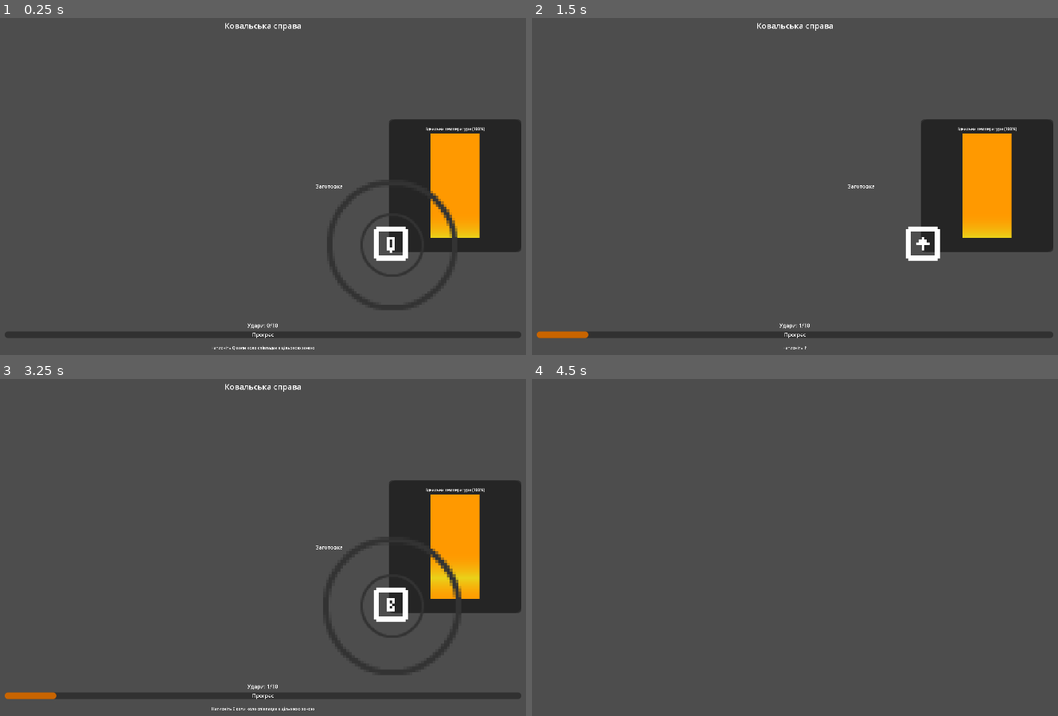
Above: before the commit, frames 1-4 (two rows, left to right).
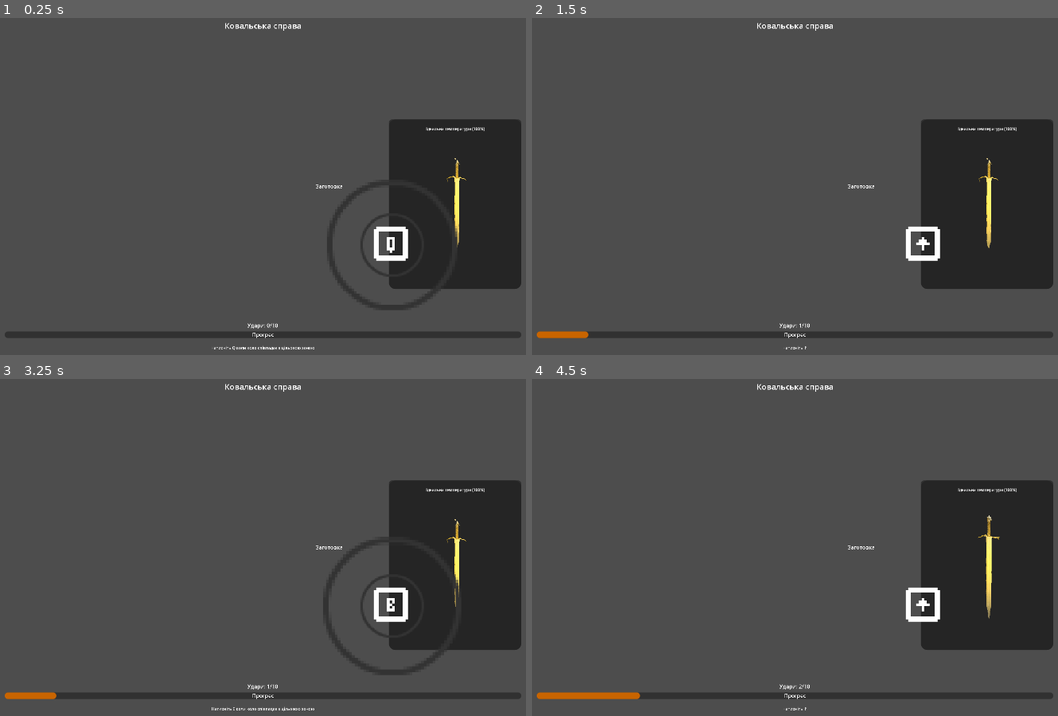
Above: after the commit, the same moments.

Repository: furmonenko/smithy
Game: Godot game, scene res://mini games/anvil_mini_game.tscn
Two runs of this game, one before a commit and one after it. Both use one fixed random seed, a clock stepped at 60 frames per second and the inputs below. This scene is started directly instead of the project's main scene.
Inputs (mouse positions are in pixels of both pictures, inside the frame that each line leads up to):
- Up to frame 1 (0.25 s): no input
- Up to frame 2 (1.5 s): tap Enter at 0.5 s; move the mouse to (937, 166) at 0.52 s; hold D (move_right) 0.53-1.28 s; hold A (hit_button_a) 0.53-1.28 s; click (937, 166) at 0.67 s; tap B (hit_button_b) at 0.8, 1.35 s; move the mouse to (668, 203) at 1.27 s; hold S (move_down) from 1.28 s (still down)
- Up to frame 3 (3.25 s): tap A (hit_button_a) at 1.55, 3.05 s; tap Space at 2 s; move the mouse to (326, 466) at 2.02 s; release S (move_down) at 2.03 s; hold D (move_right) 2.03-2.78 s; hold A (hit_button_a) 2.03-2.78 s; tap B (hit_button_b) at 2.3, 2.85 s; tap Enter at 2.75 s; move the mouse to (231, 618) at 2.77 s; hold W (move_up) from 2.78 s (still down); click (231, 618) at 2.92 s
- Up to frame 4 (4.5 s): move the mouse to (984, 601) at 3.52 s; release W (move_up) at 3.53 s; hold E (hit_button_x) 3.53-4.28 s; hold Left (ui_left) from 3.53 s (still down); tap B (hit_button_b) at 3.8 s; tap Escape (ui_cancel) at 4.15 s; move the mouse to (605, 493) at 4.27 s; tap Y (hit_button_y) at 4.35 s

The runs differ from the first frame. In frame 1, 5.2% of the frame differs, in the area x 73-100%, y 34-81%; in frame 2, 5.6%; in frame 3, 5.2%; in frame 4, 15%, in the area x 0-100%, y 1-99%.

Commit message:
texture heat

Diff:
--- a/main.tscn
+++ b/main.tscn
@@ -28,13 +28,13 @@
 
 [node name="Bugle" parent="." instance=ExtResource("3_yob46")]
 position = Vector2(994, 553)
-scale = Vector2(0.151601, 0.151601)
+scale = Vector2(0.117718, 0.117718)
 collision_layer = 2
 layer = 2
 
 [node name="Bugle2" parent="." instance=ExtResource("3_yob46")]
 position = Vector2(1275, 551)
-scale = Vector2(0.134382, 0.134382)
+scale = Vector2(0.104213, 0.104213)
 collision_layer = 2
 layer = 2
 
@@ -71,7 +71,7 @@
 
 [node name="StaticBody2D" type="StaticBody2D" parent="."]
 position = Vector2(-489, 633)
-scale = Vector2(0.0877954, 0.0877954)
+scale = Vector2(0.0716849, 0.0716849)
 collision_layer = 512
 collision_mask = 0
 metadata/_edit_group_ = true
--- a/mini games/anvil_mini_game.gd
+++ b/mini games/anvil_mini_game.gd
@@ -52,10 +52,71 @@
 var starting_shringing_circe_scale: Vector2
 var starting_target_ring_scale: Vector2
 
+# Поточний етап кування для шейдера
+var current_forge_stage: int = 0
+
 # Таймери
 var ring_timer: Timer
 var direction_timer: Timer
 var flip_timer: Timer
+
+# Налаштування кування меча для шейдера
+var forging_stages = [
+	{
+		"name": "Початкова заготовка",
+		"forge_progress": 0.0,
+		"initial_deform": Vector2(0.6, 0.6), # більше стискання для явної деформації
+		"impact_radius": 0.5,
+		"bulge_strength": 0.35, # збільшена сила випучування
+		"noise_influence": 0.4, # збільшена нерівність поверхні
+		"description": "Холодна заготовка металу"
+	},
+	{
+		"name": "Початок розковування",
+		"forge_progress": 0.2,
+		"initial_deform": Vector2(0.6, 0.6),
+		"impact_radius": 0.45,
+		"bulge_strength": 0.3,
+		"noise_influence": 0.35,
+		"description": "Початкове формування заготовки"
+	},
+	{
+		"name": "Формування стержня",
+		"forge_progress": 0.4,
+		"initial_deform": Vector2(0.6, 0.6),
+		"impact_radius": 0.4,
+		"bulge_strength": 0.25,
+		"noise_influence": 0.3,
+		"description": "Подовження центральної частини"
+	},
+	{
+		"name": "Початок формування леза",
+		"forge_progress": 0.6,
+		"initial_deform": Vector2(0.6, 0.6),
+		"impact_radius": 0.35,
+		"bulge_strength": 0.2,
+		"noise_influence": 0.2,
+		"description": "Загальна форма клинка стає видимою"
+	},
+	{
+		"name": "Формування кромки",
+		"forge_progress": 0.8,
+		"initial_deform": Vector2(0.6, 0.6),
+		"impact_radius": 0.3,
+		"bulge_strength": 0.15,
+		"noise_influence": 0.1,
+		"description": "Клинок набуває чіткої форми, кромка вирівнюється"
+	},
+	{
+		"name": "Фінальна обробка",
+		"forge_progress": 1.0,
+		"initial_deform": Vector2(0.6, 0.6),
+		"impact_radius": 0.2,
+		"bulge_strength": 0.0,
+		"noise_influence": 0.0,
+		"description": "Готовий клинок, всі деформації усунуті"
+	}
+]
 
 func _ready():
 	# Налаштовуємо параметри залежно від рівня майстерності
@@ -86,7 +147,7 @@
 		WEAPON_TYPE.LONG_SWORD:
 			total_hits_required = 10
 
-# Створюємо і налаштовуємо таймери
+	# Створюємо і налаштовуємо таймери
 	ring_timer = Timer.new()
 	ring_timer.one_shot = true
 	ring_timer.timeout.connect(_on_ring_timer_timeout)
@@ -112,6 +173,7 @@
 
 	# Приховуємо на початку
 	visible = false
+	setup_shader_for_workpiece()
 	start_game()
 
 func _on_input_type_changed(_device_type):
@@ -144,9 +206,6 @@
 	# Налаштовуємо кнопки удару
 	setup_hit_buttons()
 
-	# Налаштовуємо шейдер для індикатора температури
-	setup_temperature_shader()
-
 # Оновлена функція setup_hit_buttons, яка призначає текстури
 func setup_hit_buttons():
 	# Приховуємо всі кнопки спочатку
@@ -167,6 +226,90 @@
 
 	if %FlipButton:
 		%FlipButton.texture = InputManager.get_button_texture("ui_left")  # Початкова текстура для фліпу
+
+func setup_shader_for_workpiece():
+	# Створюємо текстуру шуму для деформацій
+	var noise = FastNoiseLite.new()
+	noise.seed = randi()
+	noise.frequency = 0.1
+	noise.fractal_octaves = 3
+
+	var noise_texture = NoiseTexture2D.new()
+	noise_texture.width = 256
+	noise_texture.height = 256
+	noise_texture.noise = noise
+
+	# Завантажуємо текстури для заготовки і фінального вигляду
+	var billet_texture
+	var final_texture
+
+	match weapon_type:
+		WEAPON_TYPE.DAGGER:
+			billet_texture = load("res://assets/smithing/pngimg.com - sword_PNG5525.png")
+			final_texture = load("res://assets/smithing/pngimg.com - sword_PNG5525.png")
+		WEAPON_TYPE.SHORT_SWORD:
+			billet_texture = load("res://assets/smithing/pngimg.com - sword_PNG5525.png")
+			final_texture = load("res://assets/smithing/pngimg.com - sword_PNG5525.png")
+		WEAPON_TYPE.LONG_SWORD:
+			billet_texture = load("res://assets/smithing/pngimg.com - sword_PNG5525.png")
+			final_texture = load("res://assets/smithing/pngimg.com - sword_PNG5525.png")
+
+	# Якщо текстури не завантажилися, використовуємо заглушки
+	if not billet_texture:
+		billet_texture = preload("res://assets/smithing/pngimg.com - sword_PNG5525.png")
+	if not final_texture:
+		final_texture = preload("res://assets/smithing/pngimg.com - sword_PNG5525.png")
+
+	# Створюємо шейдер-матеріал
+	var shader_material = ShaderMaterial.new()
+	shader_material.shader = load("res://shaders/workpiece_shader.gdshader")
+
+	# Застосовуємо матеріал до існуючого ColorRect
+	%TemperatureIndicator.material = shader_material
+
+	# Встановлюємо параметри шейдера
+	shader_material.set_shader_parameter("displacement_noise", noise_texture)
+	shader_material.set_shader_parameter("billet_texture", billet_texture)
+	shader_material.set_shader_parameter("TEXTURE", final_texture)  # Встановлюємо текстуру готового виробу
+	shader_material.set_shader_parameter("flip_done", false)
+
+	# Застосовуємо початкові параметри для етапу кування
+	update_forge_stage(0)
+
+func update_forge_stage(stage_index):
+	if stage_index < 0 or stage_index >= forging_stages.size():
+		return
+
+	current_forge_stage = stage_index
+	var stage = forging_stages[stage_index]
+
+	if %TemperatureIndicator and %TemperatureIndicator.material:
+		var shader_material = %TemperatureIndicator.material
+
+		# Оновлюємо параметри шейдера
+		shader_material.set_shader_parameter("forge_progress", stage.forge_progress)
+		shader_material.set_shader_parameter("initial_deform", stage.initial_deform)
+		shader_material.set_shader_parameter("impact_radius", stage.impact_radius)
+		shader_material.set_shader_parameter("bulge_strength", stage.bulge_strength)
+		shader_material.set_shader_parameter("noise_influence", stage.noise_influence)
+
+		# Оновлюємо положення центру кування
+		update_forge_position(0.5)
+
+	print("Етап кування: ", stage.name)
+	print(stage.description)
+
+func update_forge_position(vertical_position):
+	if %TemperatureIndicator and %TemperatureIndicator.material:
+		var shader_material = %TemperatureIndicator.material
+
+		# Перетворюємо в координати шейдера (0.0-1.0)
+		var forge_center = Vector2(0.5, vertical_position)
+		shader_material.set_shader_parameter("forge_center", forge_center)
+
+		# Оновлюємо позицію підсвічування
+		shader_material.set_shader_parameter("highlight_position", vertical_position)
+		shader_material.set_shader_parameter("highlight_active", true)
 
 func start_game():
 	visible = true
@@ -177,10 +320,18 @@
 	perfect_hits_streak = 0
 	flip_half_done = false
 	current_direction = "up"
+	current_forge_stage = 0
 
 	# Скидаємо і оновлюємо UI
 	update_hit_counter()
 	update_temperature_indicator()
+
+	# Скидаємо параметри шейдера
+	if %TemperatureIndicator and %TemperatureIndicator.material:
+		var shader_material = %TemperatureIndicator.material
+		shader_material.set_shader_parameter("flip_done", false)
+		shader_material.set_shader_parameter("forge_progress", 0.0)
+		shader_material.set_shader_parameter("heat_amount", 0.9) # Починаємо з гарячим металом
 
 	# Починаємо з фази удару
 	start_hit_phase()
@@ -209,7 +360,7 @@
 		# Починаємо з позиції 1.0 (низ) і рухаємося до 0.0 (верх)
 		region_position = 1.0 - phase_progress
 
-	# Оновлюємо шейдер
+	# Оновлюємо шейдер з новою позицією удару
 	update_workpiece_region(region_position)
 
 	# Вибираємо випадкову кнопку для удару
@@ -307,7 +458,7 @@
 	# Визначаємо множник температури
 	match current_temperature:
 		TEMPERATURE_STATE.PERFECT:
-			temp_multiplier = 1.0
+			temp_multiplier = 0.9
 		TEMPERATURE_STATE.GOOD:
 			temp_multiplier = 0.75
 		TEMPERATURE_STATE.SATISFACTORY:
@@ -334,6 +485,9 @@
 	current_hits += 1
 	update_hit_counter()
 
+	# Симулюємо удар молотом на заготовці
+	hammer_strike()
+
 	# Перевіряємо охолодження (тут, після удару)
 	check_cooling()
 
@@ -355,6 +509,46 @@
 
 	# Інакше переходимо до фази вибору напрямку
 	start_direction_phase()
+
+func hammer_strike():
+	var random_pitch: float = randf_range(0.95, 1.05)
+	%AnvilHit.pitch_scale = random_pitch
+	%AnvilHit.play()
+
+	# Оновлюємо етап кування в шейдері на основі прогресу
+	var progress_percentage = float(current_hits) / total_hits_required
+	var stage_index = int(progress_percentage * (forging_stages.size() - 1))
+
+	# Переходимо на новий етап, якщо необхідно
+	if stage_index > current_forge_stage:
+		update_forge_stage(stage_index)
+
+	# Додаємо ефект тимчасового збільшення нагріву в місці удару
+	if %TemperatureIndicator and %TemperatureIndicator.material:
+		var shader_material = %TemperatureIndicator.material
+		var current_heat = 0.0
+
+		match current_temperature:
+			TEMPERATURE_STATE.PERFECT:
+				current_heat = 0.9
+			TEMPERATURE_STATE.GOOD:
+				current_heat = 0.8  # Це значення було неправильним (було 0.6)
+			TEMPERATURE_STATE.SATISFACTORY:
+				current_heat = 0.6
+			TEMPERATURE_STATE.COLD:
+				current_heat = 0.2  # Зробив холоднішим для кращого візуального контрасту
+
+		shader_material.set_shader_parameter("heat_amount", current_heat)
+
+		# Додаємо ефект тимчасового збільшення нагріву в місці удару
+		if current_heat > 0.0:
+			var tween = create_tween()
+			tween.tween_method(Callable(self, "_update_heat_amount"), current_heat, current_heat + 0.1, 0.1)
+			tween.tween_method(Callable(self, "_update_heat_amount"), current_heat + 0.1, current_heat, 0.5)
+
+func _update_heat_amount(heat: float):
+	if %TemperatureIndicator and %TemperatureIndicator.material:
+		%TemperatureIndicator.material.set_shader_parameter("heat_amount", heat)
 
 func start_direction_phase():
 	current_phase = GAME_PHASE.DIRECTION
@@ -385,6 +579,10 @@
 
 	var button_name = InputManager.get_button_display_name(direction_action)
 	%InstructionsLabel.text = "Натисніть %s" % button_name
+
+	# Оновлюємо шейдер, щоб показати напрямок удару
+	var direction_position = 0.0 if current_direction == "up" else 1.0
+	update_workpiece_region(direction_position)
 
 func _on_direction_timer_timeout():
 	# Якщо гравець не вибрав напрямок вчасно
@@ -448,44 +646,42 @@
 		handle_flip(0)  # 0 = не перевернуто
 
 func handle_flip(quality: int):
-	# Визначаємо очки за перевертання
 	var flip_points = 0
 
 	match quality:
-		2:  # Ідеальне перевертання
+		2:
 			flip_points = 10
 			show_hit_feedback("Ідеальне перевертання!", Color(0, 1, 0))
-		1:  # Хороше перевертання
+		1:
 			flip_points = 7
 			show_hit_feedback("Хороше перевертання", Color(0.5, 1, 0))
-		0:  # Запізніле або не перевернуто
+		0:
 			flip_points = 3
 			show_hit_feedback("Запізніле перевертання", Color(1, 1, 0))
 
-	# Виводимо інформацію в консоль
 	print("ПЕРЕВЕРТАННЯ: якість = %d, очки за перевертання = %d" % [quality, flip_points])
 
-	# Додаємо очки
 	current_score += flip_points
 
-	# Перемикаємо параметр перевертання в шейдері
-	var material = %TemperatureIndicator.material
-	if material:
-		material.set_shader_parameter("flip_done", true)
+	# Встановлюємо прапорець перевертання
+	flip_half_done = true
+
+	# Оновлюємо параметр шейдера
+	if %TemperatureIndicator and %TemperatureIndicator.material:
+		%TemperatureIndicator.material.set_shader_parameter("flip_done", true)
 
 	# Оновлюємо позицію, щоб підготуватись до руху вниз
-	# Перший удар після перевертання матиме індекс hits_per_phase + 1
 	var region_position = 1.0 / total_hits_required  # Перша позиція після перевертання
 	update_workpiece_region(region_position)
 
 	# Переходимо до фази удару
 	start_hit_phase()
 
+
+
 func check_cooling():
-	# Розраховуємо кількість ударів для охолодження на одиницю
 	var hits_per_cooling = total_hits_required * cooling_rate
 
-	# Визначаємо новий рівень температури на основі кількості ударів
 	var cooling_stages = floor(current_hits / hits_per_cooling)
 
 	if cooling_stages == 0:
@@ -497,23 +693,34 @@
 	else:
 		current_temperature = TEMPERATURE_STATE.COLD
 
-	# Оновлюємо індикатор температури
 	update_temperature_indicator()
 
+	if %TemperatureIndicator and %TemperatureIndicator.material:
+		var shader_material = %TemperatureIndicator.material
+		var heat_amount = 0.0
+
+		match current_temperature:
+			TEMPERATURE_STATE.PERFECT:
+				heat_amount = 0.9
+			TEMPERATURE_STATE.GOOD:
+				heat_amount = 0.8  # Це значення було неправильним в hammer_strike()
+			TEMPERATURE_STATE.SATISFACTORY:
+				heat_amount = 0.6
+			TEMPERATURE_STATE.COLD:
+				heat_amount = 0.2  # Зробив холоднішим для кращого візуального контрасту
+
+		shader_material.set_shader_parameter("heat_amount", heat_amount)
+
 func update_temperature_indicator():
-	# Оновлюємо відображення температури
+	# Оновлюємо текст температури
 	match current_temperature:
 		TEMPERATURE_STATE.PERFECT:
-			%TemperatureIndicator.color = Color(1, 0.6, 0)  # Помаранчевий
 			%TemperatureLabel.text = "Ідеальна температура (100%)"
 		TEMPERATURE_STATE.GOOD:
-			%TemperatureIndicator.color = Color(1, 0, 0)  # Червоний
 			%TemperatureLabel.text = "Хороша температура (75%)"
 		TEMPERATURE_STATE.SATISFACTORY:
-			%TemperatureIndicator.color = Color(0.7, 0, 0)  # Темно-червоний
 			%TemperatureLabel.text = "Задовільна температура (50%)"
 		TEMPERATURE_STATE.COLD:
-			%TemperatureIndicator.color = Color(0.5, 0.5, 0.5)  # Сірий
 			%TemperatureLabel.text = "Холодна температура (25%)"
 
 func update_hit_counter():
@@ -534,6 +741,20 @@
 
 func _hide_feedback():
 	%FeedbackLabel.visible = false
+
+
+func update_workpiece_region(position: float, active: bool = true):
+	if %TemperatureIndicator and %TemperatureIndicator.material:
+		var shader_material = %TemperatureIndicator.material
+
+		# Встановлюємо параметр flip_done, але вимикаємо підсвічування
+		shader_material.set_shader_parameter("flip_done", flip_half_done)
+
+		# Відключаємо підсвічування, встановлюючи highlight_active = false
+		shader_material.set_shader_parameter("highlight_active", false)
+
+		# Можна також встановити highlight_size = 0 для додаткової гарантії
+		shader_material.set_shader_parameter("highlight_size", 0.0)
 
 func _input(event):
 	if not visible:
@@ -559,10 +780,6 @@
 				hit_quality = 1  # Задовільний удар
 			else:
 				hit_quality = 0  # Промах
-
-			var random_pitch :float = randf_range(0.95, 1.05)
-			%AnvilHit.pitch_scale = random_pitch
-			%AnvilHit.play()
 
 			handle_hit(hit_quality)
 		elif event.is_action_pressed("hit_button_a") or event.is_action_pressed("hit_button_b") or \
@@ -655,26 +872,5 @@
 	mini_game_completed.emit(success, current_score)
 
 func cancel_game():
-	visible = false
+	#visible = false
 	mini_game_cancelled.emit()
-
-func setup_temperature_shader():
-	# Створюємо шейдер матеріал
-	var shader_material = ShaderMaterial.new()
-	shader_material.shader = load("res://shaders/workpiece_shader.gdshader")
-
-	%TemperatureIndicator.material = shader_material
-
-	# Налаштування шейдера з кращою видимістю
-	shader_material.set_shader_parameter("highlight_color", Color(1.0, 0.9, 0.1, 0.9))
-	shader_material.set_shader_parameter("highlight_size", 0.5)
-
-	# Початкові налаштування шейдера - починаємо з нижньої частини
-	update_workpiece_region(1.0, true)
-
-func update_workpiece_region(position: float, active: bool = true):
-	var material = %TemperatureIndicator.material
-	if material:
-		material.set_shader_parameter("highlight_position", position)
-		material.set_shader_parameter("highlight_active", active)
-		material.set_shader_parameter("flip_done", flip_half_done)
--- a/mini games/anvil_mini_game.tscn
+++ b/mini games/anvil_mini_game.tscn
@@ -1,8 +1,9 @@
-[gd_scene load_steps=9 format=3 uid="uid://xxxxxxxxxxxx"]
+[gd_scene load_steps=10 format=3 uid="uid://xxxxxxxxxxxx"]
 
 [ext_resource type="Script" path="res://mini games/anvil_mini_game.gd" id="1_pbr6s"]
 [ext_resource type="Texture2D" uid="uid://dpe3i42rqkkng" path="res://assets/buttons/keyboard/key_down.png" id="2_j0gml"]
 [ext_resource type="Texture2D" uid="uid://c3w0toplyah77" path="res://assets/buttons/keyboard/key_left.png" id="2_pii2r"]
+[ext_resource type="Texture2D" uid="uid://dmuq6d4yl7422" path="res://assets/smithing/pngimg.com - sword_PNG5525.png" id="2_tx81m"]
 [ext_resource type="Texture2D" uid="uid://dvckcjc8t3ei2" path="res://assets/buttons/crosshair123.png" id="8_1mr3p"]
 [ext_resource type="AudioStream" uid="uid://bykecjav52vwo" path="res://assets/sfx/mini games/anvil/anvil_hit.wav" id="8_nuycr"]
 
@@ -87,6 +88,7 @@
 anchors_preset = 15
 anchor_right = 1.0
 anchor_bottom = 1.0
+offset_bottom = 112.0
 grow_horizontal = 2
 grow_vertical = 2
 theme_override_styles/panel = SubResource("StyleBoxFlat_i7s8e")
@@ -106,20 +108,24 @@
 theme_override_font_sizes/font_size = 12
 text = "Ідеальна температура (100%)"
 
-[node name="TemperatureIndicator" type="ColorRect" parent="UI/RightPanel/WorkpieceContainer"]
+[node name="TemperatureIndicator" type="TextureRect" parent="UI/RightPanel/WorkpieceContainer"]
 unique_name_in_owner = true
 layout_mode = 1
 anchors_preset = 13
 anchor_left = 0.5
 anchor_right = 0.5
 anchor_bottom = 1.0
-offset_left = -74.0
-offset_top = 42.0
-offset_right = 74.0
-offset_bottom = -42.0
-grow_horizontal = 2
-grow_vertical = 2
-color = Color(1, 0.6, 0, 1)
+offset_left = -250.0
+offset_top = 46.0
+offset_right = 262.0
+offset_bottom = -46.0
+grow_horizontal = 2
+grow_vertical = 2
+rotation = 1.5708
+pivot_offset = Vector2(256, 210)
+texture = ExtResource("2_tx81m")
+expand_mode = 2
+stretch_mode = 5
 
 [node name="DirectionArrow" type="TextureRect" parent="UI/RightPanel"]
 unique_name_in_owner = true
--- a/shaders/workpiece_shader.gdshader
+++ b/shaders/workpiece_shader.gdshader
@@ -1,31 +1,127 @@
-// temperature_indicator_shader.gdshader
 shader_type canvas_item;
 
-// Колір виділення - яскравіший жовтий з більшою непрозорістю
-uniform vec4 highlight_color : source_color = vec4(1.0, 0.9, 0.1, 0.9);
-uniform float highlight_position : hint_range(0.0, 1.0) = 1.0; // 0.0 = верх, 1.0 = низ
-uniform float highlight_size : hint_range(0.0, 1.0) = 1; // Збільшений розмір
-uniform bool highlight_active = true; // Чи показувати виділення
-uniform bool flip_done = false; // Чи було виконано переворот
+// Основні параметри шейдера
+uniform float forge_progress : hint_range(0.0, 1.0) = 0.0; // Прогрес кування (0 - початок/деформований, 1 - кінець/готовий меч)
+uniform vec2 initial_deform = vec2(3.0, 3.0); // Початкова деформація
+uniform vec2 forge_center = vec2(0.5, 0.5); // Центр кування (точка удару молотом)
+uniform float impact_radius : hint_range(0.1, 1.0) = 0.5; // Радіус впливу удару
+uniform float bulge_strength : hint_range(0.0, 1.0) = 0.15; // Сила випучування по краях
+uniform sampler2D displacement_noise; // Шум для нерівномірної деформації
+uniform float noise_influence : hint_range(0.0, 1.0) = 0.05; // Вплив шуму на деформацію
+uniform sampler2D billet_texture; // Текстура початкової заготовки
+
+// Додаткові ефекти нагріву
+uniform float heat_amount : hint_range(0.0, 1.0) = 0.0; // Кількість нагріву (0.0 - холодний, 1.0 - максимально гарячий)
+
+// Функція для отримання кольору нагріву на основі температури
+vec3 get_heat_color(float heat_level) {
+    // Визначаємо кольори для різних температур металу
+    vec3 cold_color = vec3(0.5, 0.5, 0.5);      // Сірий (холодний)
+    vec3 dull_red = vec3(0.5, 0.09, 0.09);      // Тьмяний червоний
+    vec3 red_color = vec3(0.9, 0.1, 0.1);       // Червоний
+    vec3 orange_color = vec3(0.9, 0.4, 0.0);    // Помаранчевий
+    vec3 yellow_color = vec3(1.0, 0.8, 0.2);    // Жовтий (найгарячіший)
+    vec3 white_hot = vec3(1.0, 0.95, 0.8);      // Біло-жовтий (надзвичайно гарячий)
+
+    // Визначаємо порогові значення для переходу між кольорами
+    if (heat_level < 0.1) {
+        return cold_color; // Сірий, коли метал холодний
+    } else if (heat_level < 0.3) {
+        // Перехід від сірого до тьмяно-червоного
+        float t = (heat_level - 0.1) / 0.2;
+        return mix(cold_color, dull_red, t);
+    } else if (heat_level < 0.5) {
+        // Перехід від тьмяно-червоного до яскраво-червоного
+        float t = (heat_level - 0.3) / 0.2;
+        return mix(dull_red, red_color, t);
+    } else if (heat_level < 0.7) {
+        // Перехід від червоного до помаранчевого
+        float t = (heat_level - 0.5) / 0.2;
+        return mix(red_color, orange_color, t);
+    } else if (heat_level < 0.9) {
+        // Перехід від помаранчевого до жовтого
+        float t = (heat_level - 0.7) / 0.2;
+        return mix(orange_color, yellow_color, t);
+    } else {
+        // Перехід від жовтого до біло-жовтого (граничне значення)
+        float t = (heat_level - 0.9) / 0.1;
+        return mix(yellow_color, white_hot, t);
+    }
+}
+
+// Спрощена версія функції деформації для запобігання появи дірок
+vec2 deform_point(in vec2 uv, in float strength) {
+    // Відстань від центру кування
+    float dist_from_center = distance(uv, forge_center);
+
+    // Коефіцієнт впливу залежно від відстані (плавне згасання)
+    float impact_factor = smoothstep(impact_radius, 0.0, dist_from_center);
+
+    // Центруємо координати відносно середини
+    vec2 centered_uv = uv - vec2(0.5);
+
+    // Базова деформація - стискання/розтягнення залежно від initial_deform
+    vec2 base_deform = centered_uv * (vec2(1.0) / mix(vec2(1.0), initial_deform, 1.0 - strength));
+
+    // Застосовуємо шум до форми, а не до окремих пікселів
+    if (noise_influence > 0.0 && strength < 1.0) {
+        // Масштабуємо шум для більш плавних переходів
+        vec2 scaled_uv = uv * 0.5; // Більший масштаб для плавніших хвиль
+
+        // Зчитуємо шум один раз і використовуємо його як коефіцієнт масштабування
+        float noise_val = (texture(displacement_noise, scaled_uv).r * 2.0 - 1.0);
+
+        // Застосовуємо шум як додаткове стискання/розтягування
+        float noise_factor = 1.0 + noise_val * noise_influence * (1.0 - strength) * 0.5;
+        base_deform *= noise_factor;
+    }
+
+    // Повертаємо координати назад
+    vec2 deformed_uv = base_deform + vec2(0.5);
+
+    // Додаємо випучування для реалістичності
+    if (bulge_strength > 0.0 && strength < 1.0) {
+        float edge_factor = smoothstep(0.0, impact_radius, dist_from_center) *
+                          smoothstep(1.0, impact_radius * 0.9, dist_from_center);
+        vec2 dir = normalize(uv - forge_center + vec2(0.0001)); // уникаємо ділення на нуль
+        deformed_uv += dir * edge_factor * bulge_strength * (1.0 - strength) * 0.3;
+    }
+
+    return deformed_uv;
+}
 
 void fragment() {
-    // Отримуємо базовий колір з об'єкта
-    vec4 base_color = COLOR;
+    // Отримуємо базові UV координати
+    vec2 uv = UV;
 
-    // Використовуємо Y-координату (UV.y) напряму
-    float v_pos = UV.y;
+    // Застосовуємо деформацію
+    vec2 deformed_uv = deform_point(uv, forge_progress);
 
-    // Обчислюємо відстань від поточної точки до центру виділення
-    float distance_to_highlight = abs(v_pos - highlight_position);
+    // Перевіряємо границі і обмежуємо deformed_uv, щоб завжди залишатися в межах текстури
+    deformed_uv = clamp(deformed_uv, vec2(0.0), vec2(1.0));
 
-    // Чіткіше виділення з меншим градієнтом
-    if (highlight_active && distance_to_highlight < highlight_size / 2.0) {
-        // Більш різкий градієнт
-        float gradient = pow(1.0 - (distance_to_highlight / (highlight_size / 2.0)), 2.0);
+    // Отримуємо колір з текстури заготовки та фінального меча
+    vec4 billet_color = texture(billet_texture, deformed_uv);
+    vec4 final_color = texture(TEXTURE, deformed_uv);
 
-        // Яскравіше змішування кольорів
-        COLOR = mix(base_color, highlight_color, gradient);
-    } else {
-        COLOR = base_color;
+    // Змішуємо текстури заготовки та фінального меча в залежності від прогресу кування
+    COLOR = mix(billet_color, final_color, forge_progress);
+
+    // Додаємо ефект нагріву з реалістичними температурними кольорами
+    if (heat_amount > 0.0) {
+        // Обчислюємо інтенсивність світіння залежно від відстані до центру кування
+        float heat_intensity = smoothstep(impact_radius, 0.0, distance(uv, forge_center)) * heat_amount;
+
+        // Отримуємо колір нагріву відповідно до рівня температури
+        vec3 metal_heat_color = get_heat_color(heat_amount);
+
+        // Змішуємо основний колір з кольором нагріву
+        COLOR.rgb = mix(COLOR.rgb, metal_heat_color, heat_intensity * 0.7);
+
+        // Додаємо світіння (більш виражене при вищих температурах)
+        if (heat_amount > 0.5) {
+            float glow_intensity = (heat_amount - 0.5) * 2.0; // Нормалізуємо до 0-1
+            COLOR.rgb += metal_heat_color * heat_intensity * glow_intensity * 0.4;
+        }
     }
 }
Binary file added: assets/smithing/pngimg.com - sword_PNG5525.png
Not shown, added: assets/smithing/pngimg.com - sword_PNG5525.png.import
